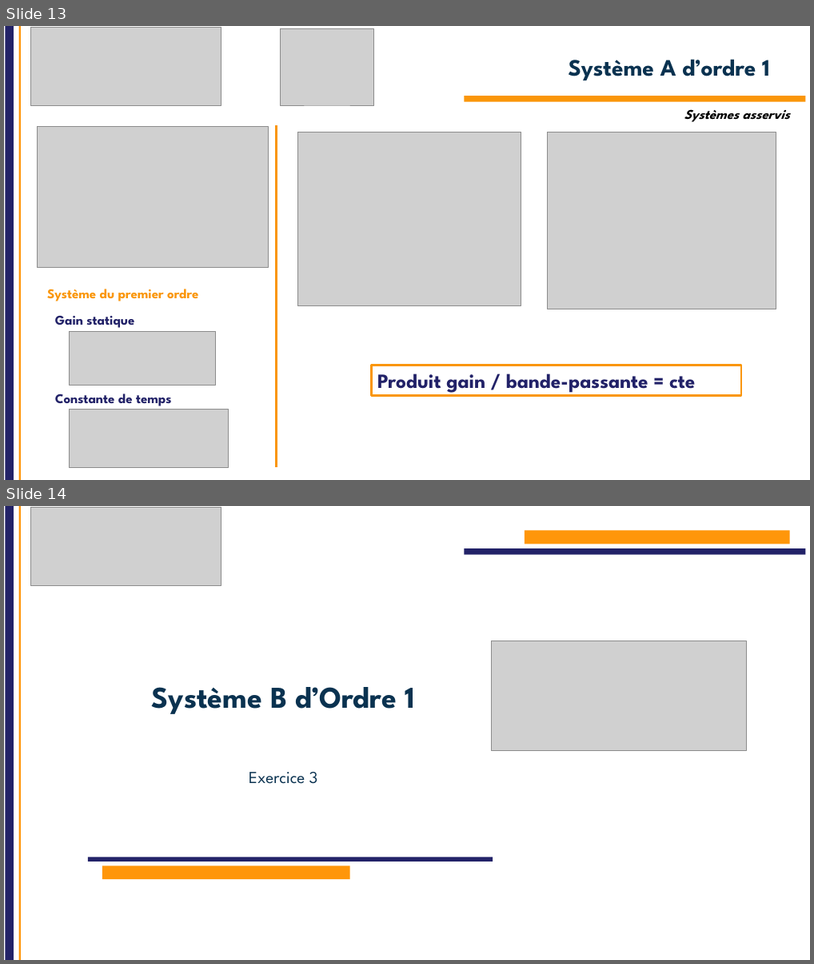
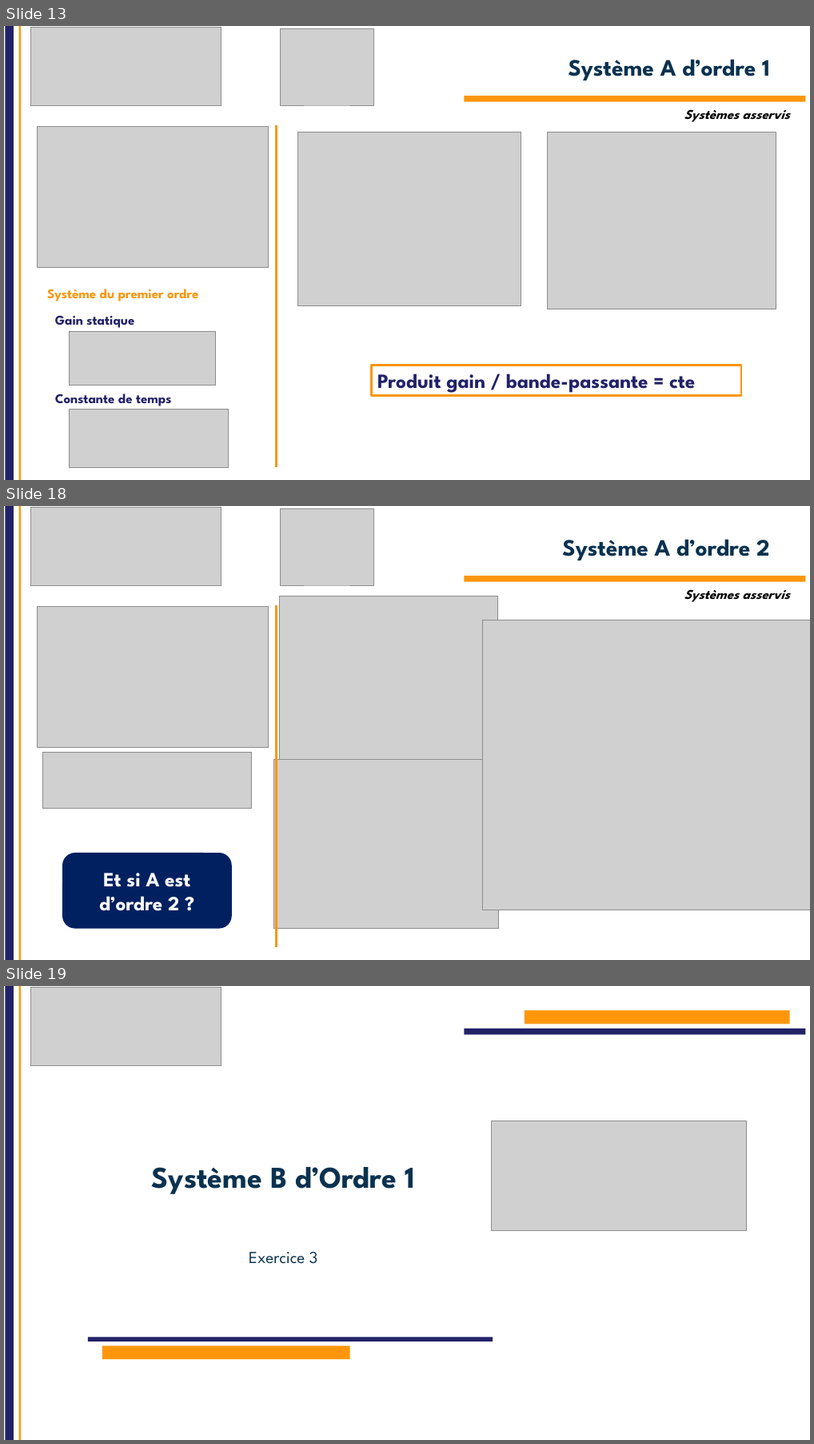
Before and after one commit to IOGS-Digital-Methods/semester-5, a slide deck: OptoElectronique/TD/2026/TD_asservissement/S5_OptoElectronique_TD_auto_2026.pptx. Shown one above the other, each under a label of ours: slides 13 and 14 before the commit, slides 13, 18 and 19 after it; the slides between them are not shown. The pictures are 814x964 and 814x1444 pixels, drawn with LibreOffice and Linux fonts; fonts in the diff are those of the drawing; grey boxes stand for pictures; background and template pictures are left out. Boxes give left, top, right and bottom in pixels: in the first picture for what was removed or moved away, otherwise in the second. Text is boxed around its words. In the diff, an @@ line names an element or a change of style, - is before the commit and + after.

```diff
--- a/OptoElectronique/TD/2026/TD_asservissement/S5_OptoElectronique_TD_auto_2026.pptx
+++ b/OptoElectronique/TD/2026/TD_asservissement/S5_OptoElectronique_TD_auto_2026.pptx
@@ slide 18 added at box(4, 506, 810, 960), background #FFFFFF; not listed: 2 template elements that a slide beside it also shows @@
@@ rectangle added at box(26, 510, 308, 594), fill #FFFFFF @@
@@ picture added at box(31, 508, 222, 585) @@
@@ picture added at box(281, 508, 374, 585) @@
@@ title added at box(562, 539, 770, 560), 28 pt, text #0A3250, bold @@
+Système A d’ordre 2
@@ rectangle added at box(464, 576, 806, 582), fill #FA960A @@
@@ picture added at box(280, 596, 498, 759) @@
@@ text added at box(685, 589, 790, 602), 16 pt, text #000000, bold, italic @@
+Systèmes asservis
@@ picture added at box(38, 607, 268, 748) @@
@@ line added from (277, 606) to (277, 947), #FA960A 2.25 pt @@
@@ picture added at box(483, 620, 810, 910) @@
@@ picture added at box(42, 752, 251, 808) @@
@@ picture added at box(274, 760, 499, 928) @@
@@ rounded rectangle added at box(62, 852, 232, 928), fill #002060, 24 pt, text #FFFFFF, bold @@
+Et si A est d’ordre 2 ?
@@ what was slide 14 is now slide 19 @@
```
Also in this commit, not shown: 10 other slides added, 20 other files.
